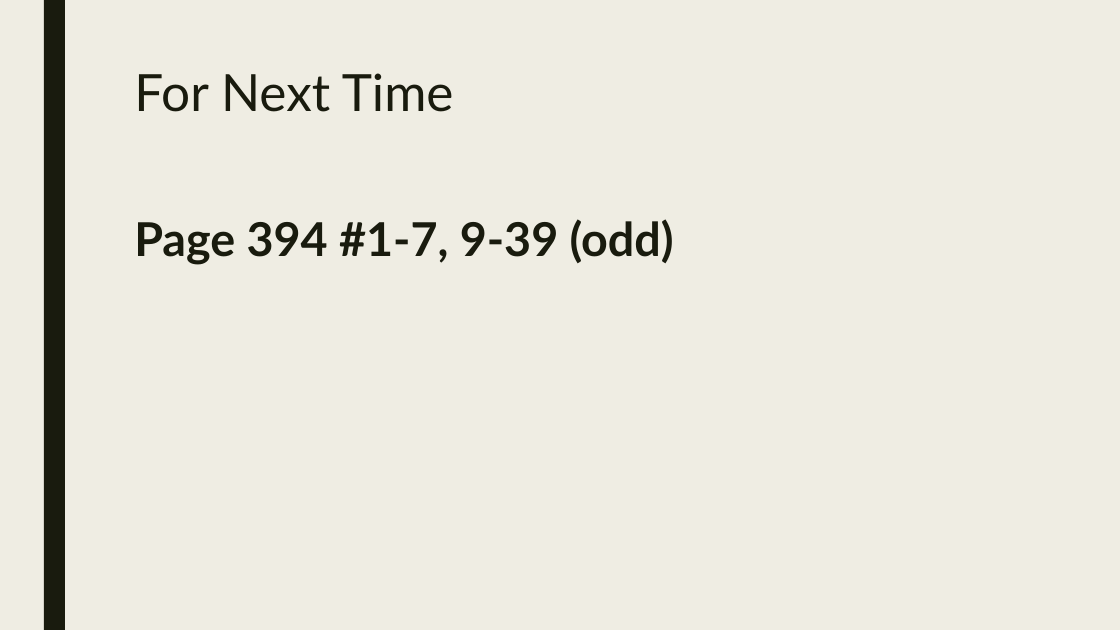
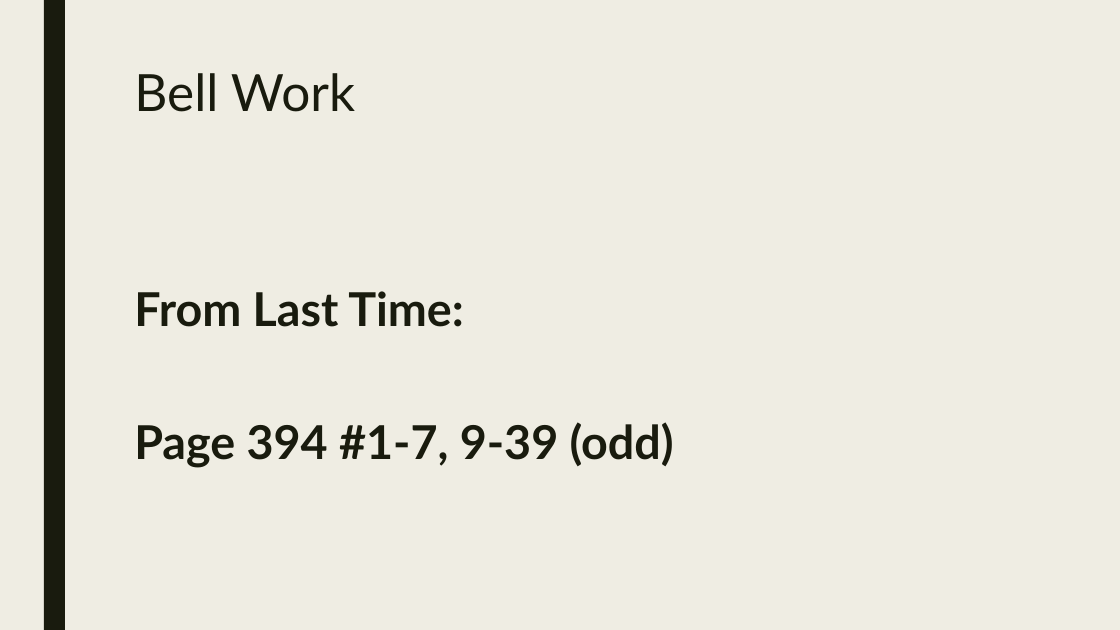
Before and after one commit to codecuddy/pre_calc, a slide deck: slide 2 of _PowerPoints/2nd Semester/Unit 10 Rational Exponents (from Algebra 4)/PreCalc_Day_068 Functions and Inverses (Alg 4 Ch 6.6 and 6.7).pptx. Drawn at 1120x630 pixels with LibreOffice and Linux fonts; fonts in the diff are those of the drawing. Boxes give left, top, right and bottom in pixels: in the first picture for what was removed or moved away, otherwise in the second. Text is boxed around its words. In the diff, an @@ line names an element or a change of style, - is before the commit and + after.

```diff
--- a/_PowerPoints/2nd Semester/Unit 10 Rational Exponents (from Algebra 4)/PreCalc_Day_068 Functions and Inverses (Alg 4 Ch 6.6 and 6.7).pptx
+++ b/_PowerPoints/2nd Semester/Unit 10 Rational Exponents (from Algebra 4)/PreCalc_Day_068 Functions and Inverses (Alg 4 Ch 6.6 and 6.7).pptx
@@ title at (134, 73, 355, 112): text changed @@
-For Next Time
+Bell Work
@@ text at (134, 291, 464, 327): paragraph added @@
+From Last Time:
```
Also in this commit, not shown: 1 other slide changed, 5 other files.
